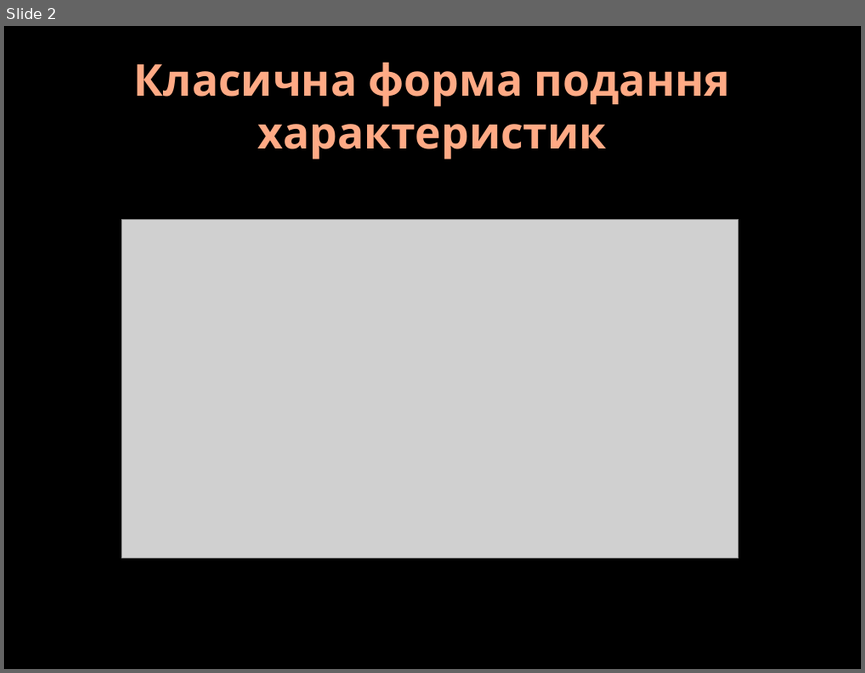
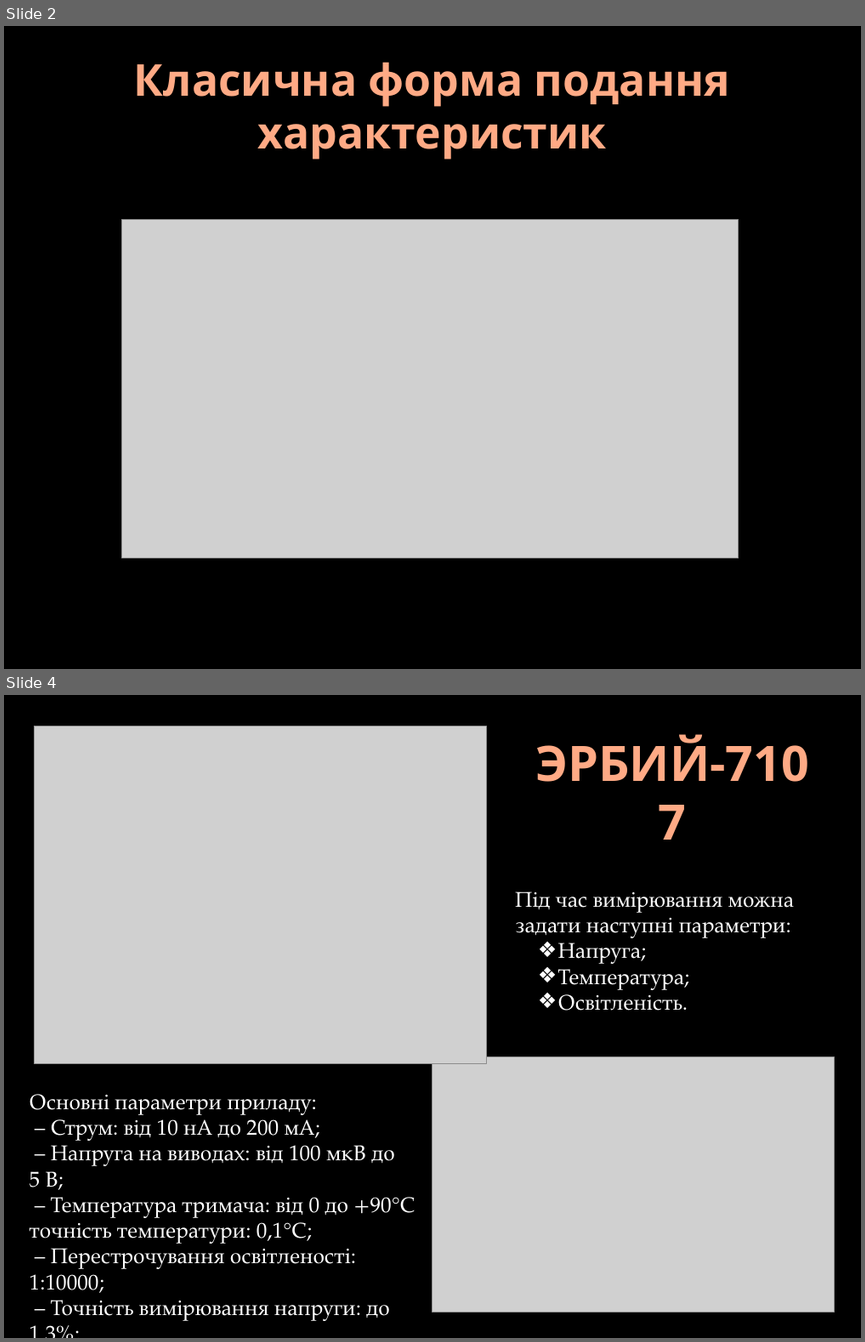
Before and after one commit to DoctorScrept/Temp, a slide deck: Report/DiplomReport.pptx. Shown one above the other, each under a label of ours: slide 2 before the commit, slides 2 and 4 after it; the slides between them are not shown. The pictures are 865x673 and 865x1342 pixels, drawn with LibreOffice and Linux fonts; fonts in the diff are those of the drawing; grey boxes stand for pictures; background and template pictures are left out. Boxes give left, top, right and bottom in pixels: in the first picture for what was removed or moved away, otherwise in the second. Text is boxed around its words. In the diff, an @@ line names an element or a change of style, - is before the commit and + after.

```diff
--- a/Report/DiplomReport.pptx
+++ b/Report/DiplomReport.pptx
@@ slide 4 added at (4,695,861,1338), background picture (left out) @@
@@ picture added at (34,726,487,1063) @@
@@ title added at (535,735,809,782), 41 pt, text gradient #FFAA86 to #FF9B6A, bold @@
+ЭРБИЙ-7107
@@ text added at (515,891,794,1010), 18 pt, text #FFFFFF @@
+Під час вимірювання можна задати наступні параметри:
+  ❖ Напруга;
+  ❖ Температура;
+  ❖ Освітленість.
@@ picture added at (432,1056,834,1312) @@
@@ text added at (30,1094,415,1320), 18 pt, text #FFFFFF @@
+Основні параметри приладу:
+– Струм: від 10 нА до 200 мА;
+– Напруга на виводах: від 100 мкВ до 5 В;
+– Температура тримача: від 0 до +90°С точність температури: 0,1°С;
+– Перестрочування освітленості: 1:10000;
+– Точність вимірювання напруги: до 1,3%;
+– Точність вимірювання струму: до 3%.
```
Also in this commit, not shown: 2 slides changed, 4 other slides added, 3 slides removed, 1 other file.
